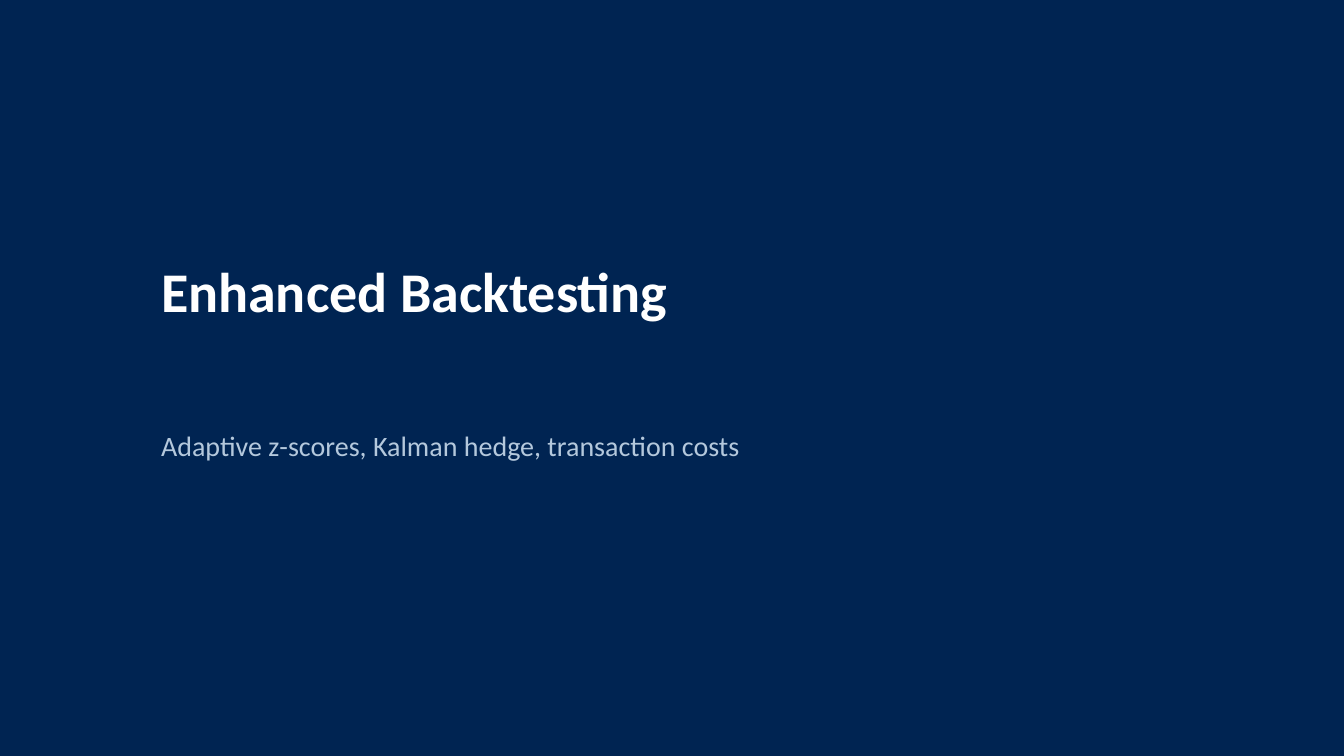
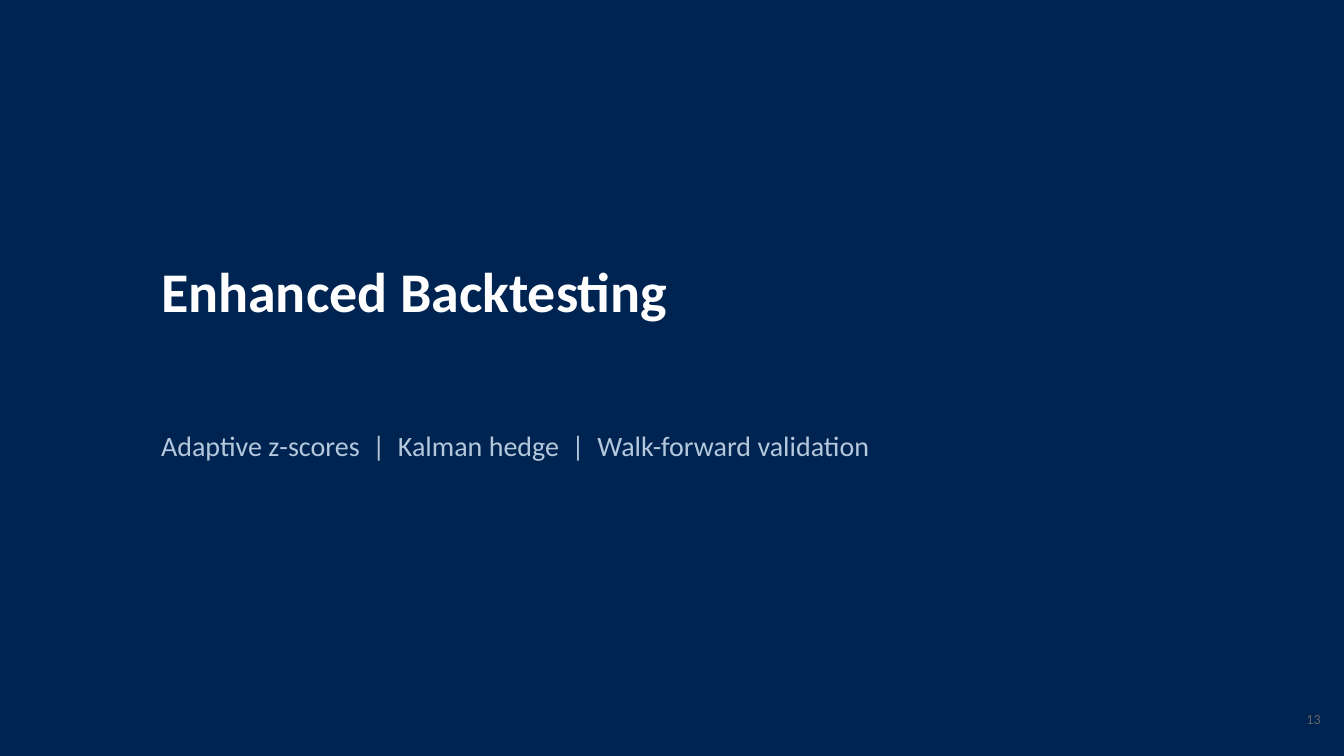
Before and after one commit to jcmcode/pairs-test, a slide deck: slide 13 of deliverables/presentation.pptx (slide 18 before the commit). Drawn at 1344x756 pixels with LibreOffice and Linux fonts; fonts in the diff are those of the drawing. Boxes give left, top, right and bottom in pixels: in the first picture for what was removed or moved away, otherwise in the second. Text is boxed around its words. In the diff, an @@ line names an element or a change of style, - is before the commit and + after.

```diff
--- a/deliverables/presentation.pptx
+++ b/deliverables/presentation.pptx
@@ text at bbox=[161, 436, 870, 461]: text changed @@
-Adaptive z-scores, Kalman hedge, transaction costs
+Adaptive z-scores | Kalman hedge | Walk-forward validation
@@ text added at bbox=[1306, 715, 1320, 724], 10 pt, text #646464 @@
+13
```
Also in this commit, not shown: 17 other slides changed, 2 slides added, 7 slides removed, 15 other files.
